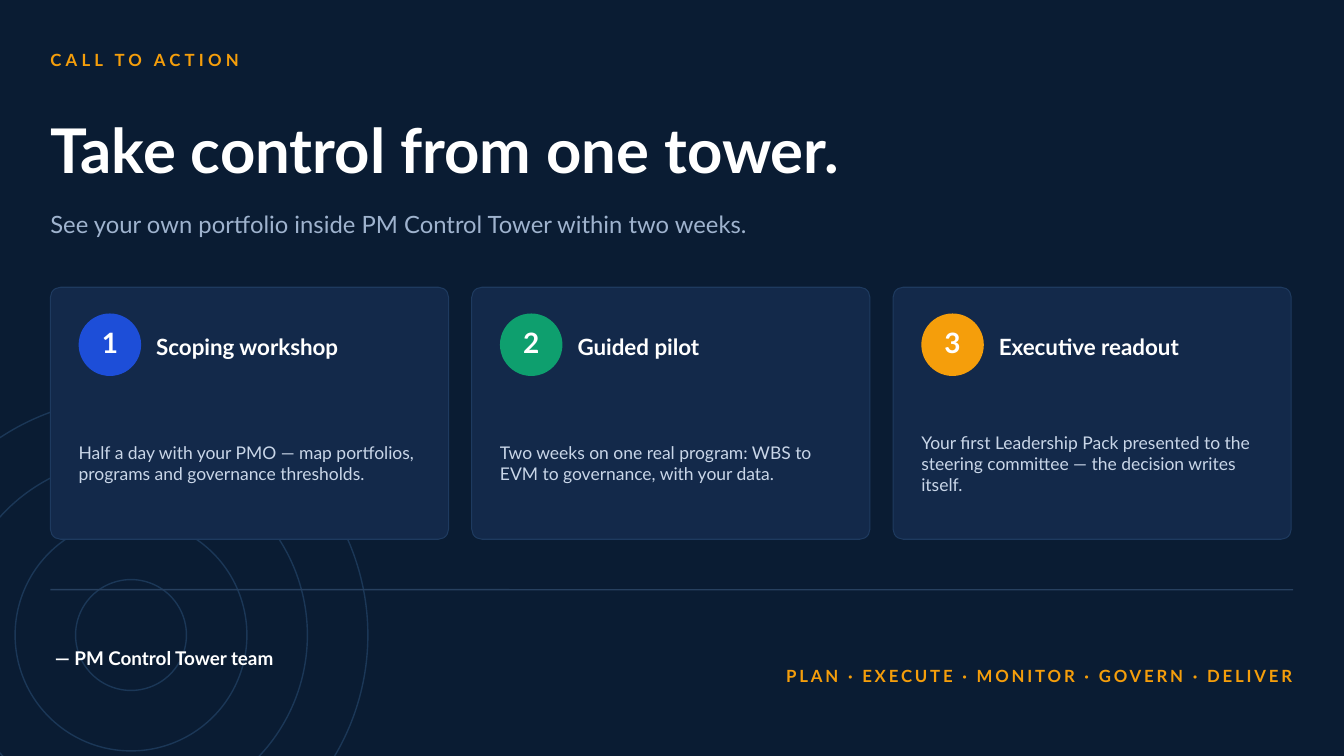
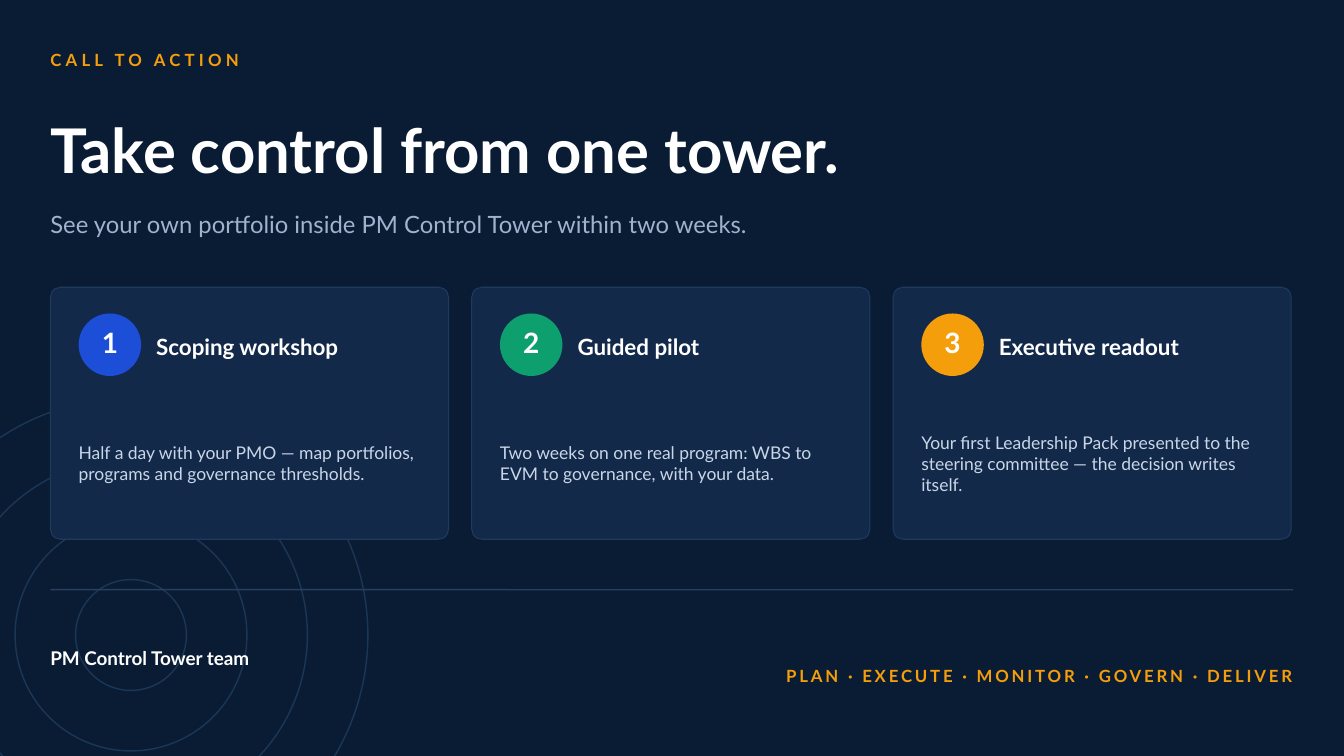
Before and after one commit to KesavSpartan/PM-Control-Tower, a slide deck: slide 19 of sales-deck/PM-Control-Tower-Sales-Deck.pptx (slide 18 before the commit). Drawn at 1344x756 pixels with LibreOffice and Linux fonts; fonts in the diff are those of the drawing. Boxes give left, top, right and bottom in pixels: in the first picture for what was removed or moved away, otherwise in the second. Text is boxed around its words. In the diff, an @@ line names an element or a change of style, - is before the commit and + after.

```diff
--- a/sales-deck/PM-Control-Tower-Sales-Deck.pptx
+++ b/sales-deck/PM-Control-Tower-Sales-Deck.pptx
@@ text at [50, 651, 249, 665]: text changed @@
-— PM Control Tower team
+PM Control Tower team
```
Also in this commit, not shown: 12 other slides changed, 1 slide added, 49 other files.
